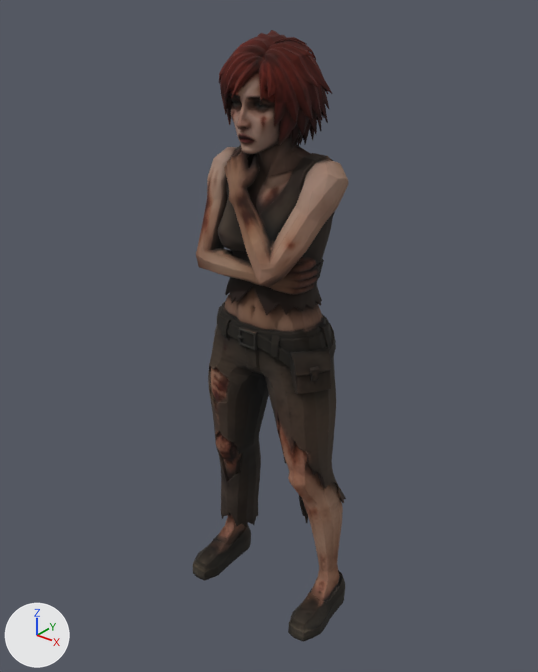
The glTF model public/models/enemy_victim.glb: old version first, new version second.
Before and after are seen from a 50 mm lens placed at (0.795, -0.998, 1.228), pointed at (-0.006, 0.003, 0.607). Every picture has the same lights, and +X, +Y and +Z are marked at lower left. The picture after the commit comes second. Where no turn or scale is listed for an object, it has been applied to the vertices. Vertices at exactly the same position are counted once.

Objects in the first picture: 'node_0'.
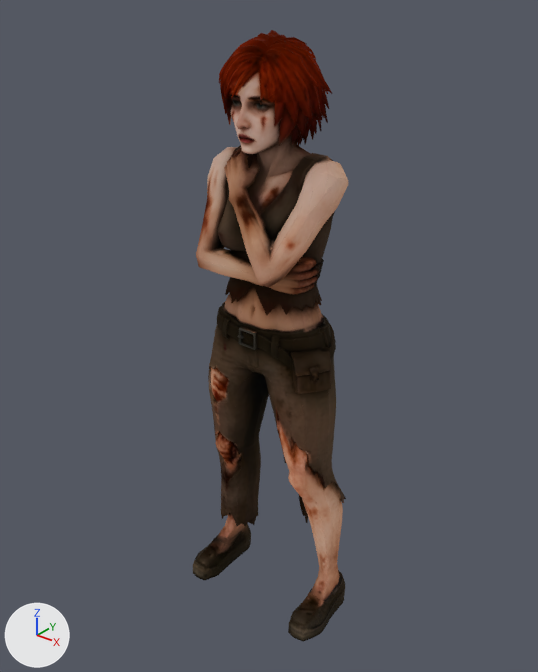
The newer file is also rescaled (x1.483), turned or shifted as a whole; pictures and numbers use the older file's frame.

Boxes [x1, y1, x2, y2] around the edits, measured in the pictures (538 x 672 px):
```json
{"part": 1, "of": "me_node_0", "change": "cut back", "before": [193, 30, 349, 641], "after": [193, 30, 349, 641]}
```

Scene script edits in JSON lines:
```json
{"op": "add", "block": "img_texture_0", "code": ["img_texture_0 = load_image('texture_0', '_unpacked/texture_0', 512, 512, 'sRGB')"]}
{"op": "add", "block": "mat_material_1", "code": ["mat_material_1 = bpy.data.materials.new('Material_1')", "# uses the picture img_texture_0"]}
{"block": "me_node_0", "where": "# used by ob_node_0; location = (0.005, -0.009, 0.573)"}
{"op": "remove", "block": "me_node_0", "code": "me_node_0.from_pydata(...)  # 249977 vertices, 499982 faces; spans x -0.172..0.172, y -0.109..0.109, z -0.573..0.573"}
{"op": "remove", "block": "me_node_0", "code": "me_node_0.materials.append(mat_material_001)  # picture img_texture_20250901"}
{"op": "add", "block": "me_node_0", "code": "me_node_0.from_pydata(...)  # 178395 vertices, 358937 faces; spans x -0.172..0.172, y -0.109..0.109, z -0.573..0.573"}
{"block": "me_node_0", "change": "me_node_0 part 1: 5397 vertices moved within x -0.172..0.172, y -0.109..0.109, z -0.573..0.573; 78710 vertices removed from x -0.172..0.172, y -0.109..0.109, z -0.573..0.573; 7128 vertices added at x -0.172..0.172, y -0.106..0.108, z -0.573..0.573"}
{"op": "add", "block": "me_node_0", "code": "me_node_0.materials.append(mat_material_1)"}
```
